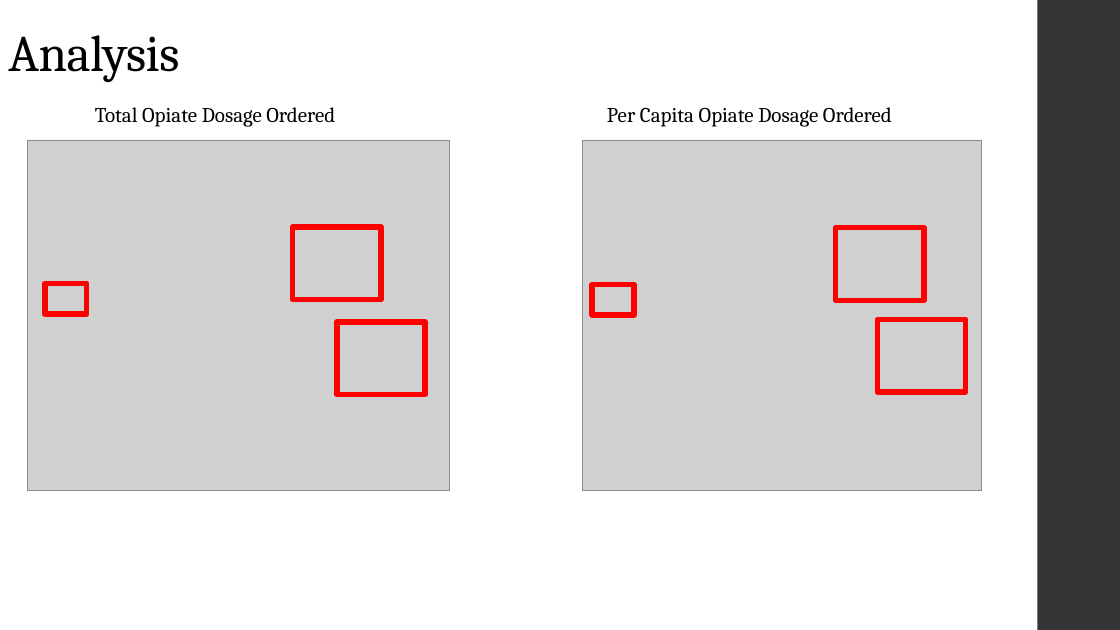
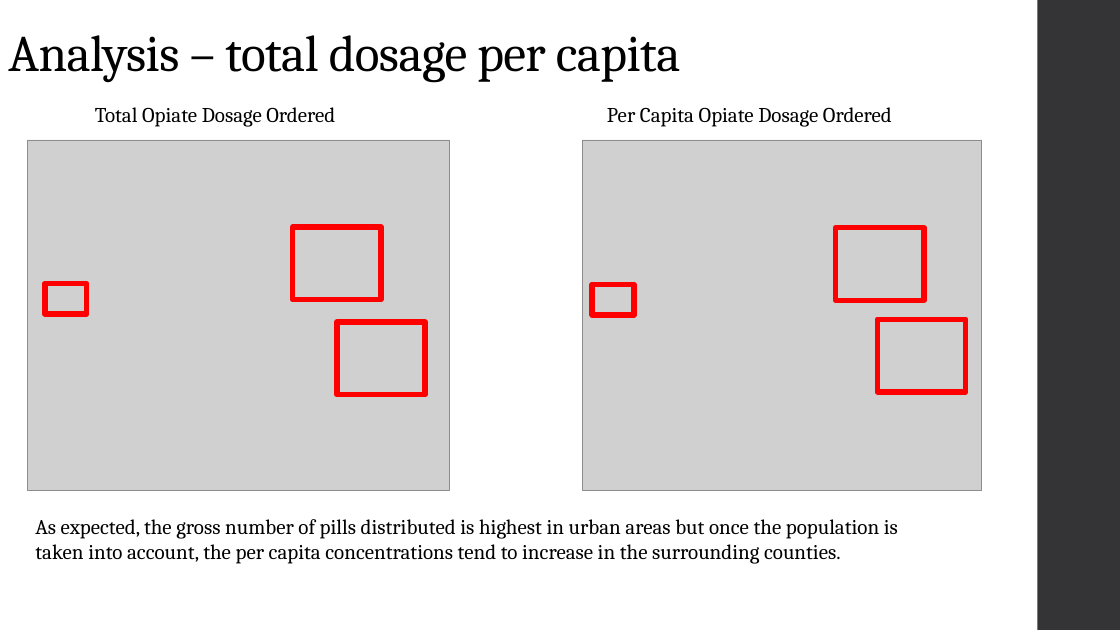
Before and after one commit to wtcarnes/Project-7-, a slide deck: slide 5 of Digging into the DEA.pptx. Drawn at 1120x630 pixels with LibreOffice and Linux fonts; fonts in the diff are those of the drawing; grey boxes stand for pictures. Boxes give left, top, right and bottom in pixels: in the first picture for what was removed or moved away, otherwise in the second. Text is boxed around its words. In the diff, an @@ line names an element or a change of style, - is before the commit and + after.

```diff
--- a/Digging into the DEA.pptx
+++ b/Digging into the DEA.pptx
@@ title at [8, 35, 681, 83]: text changed @@
-Analysis
+Analysis – total dosage per capita
@@ text added at [35, 519, 898, 564], 18 pt, text #000000 @@
+As expected, the gross number of pills distributed is highest in urban areas but once the population is taken into account, the per capita concentrations tend to increase in the surrounding counties.
```
Also in this commit, not shown: 1 other slide changed, 3 slides added, 2 slides removed, 2 other files.
